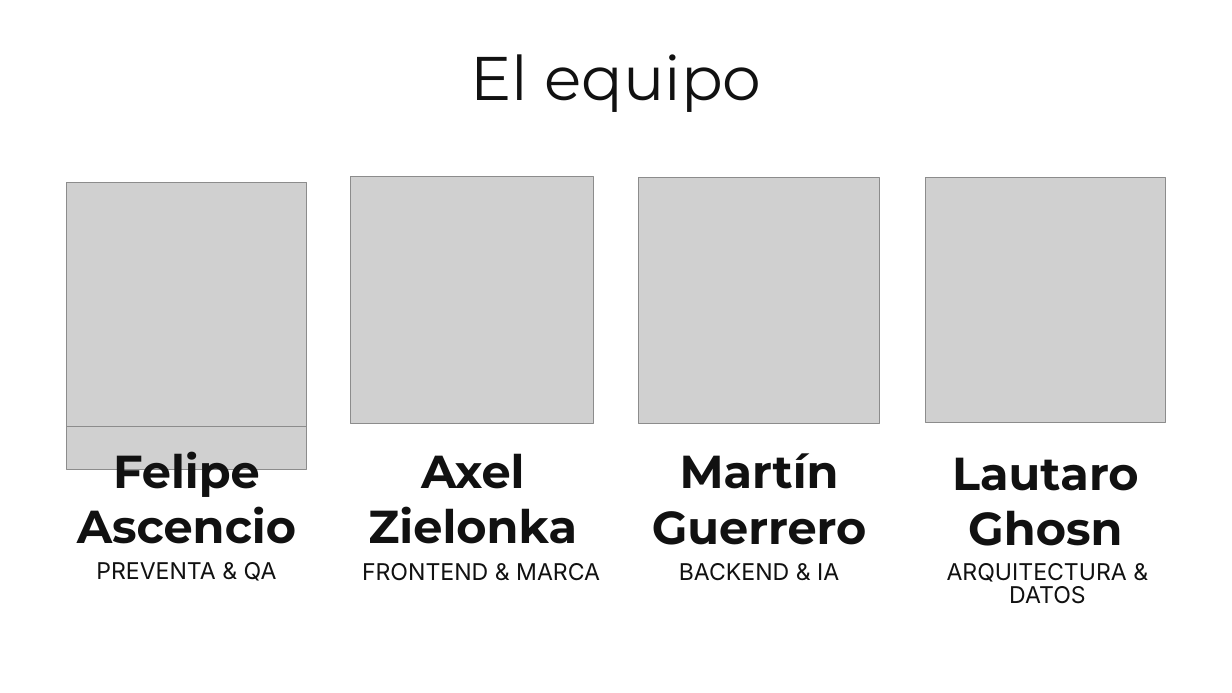
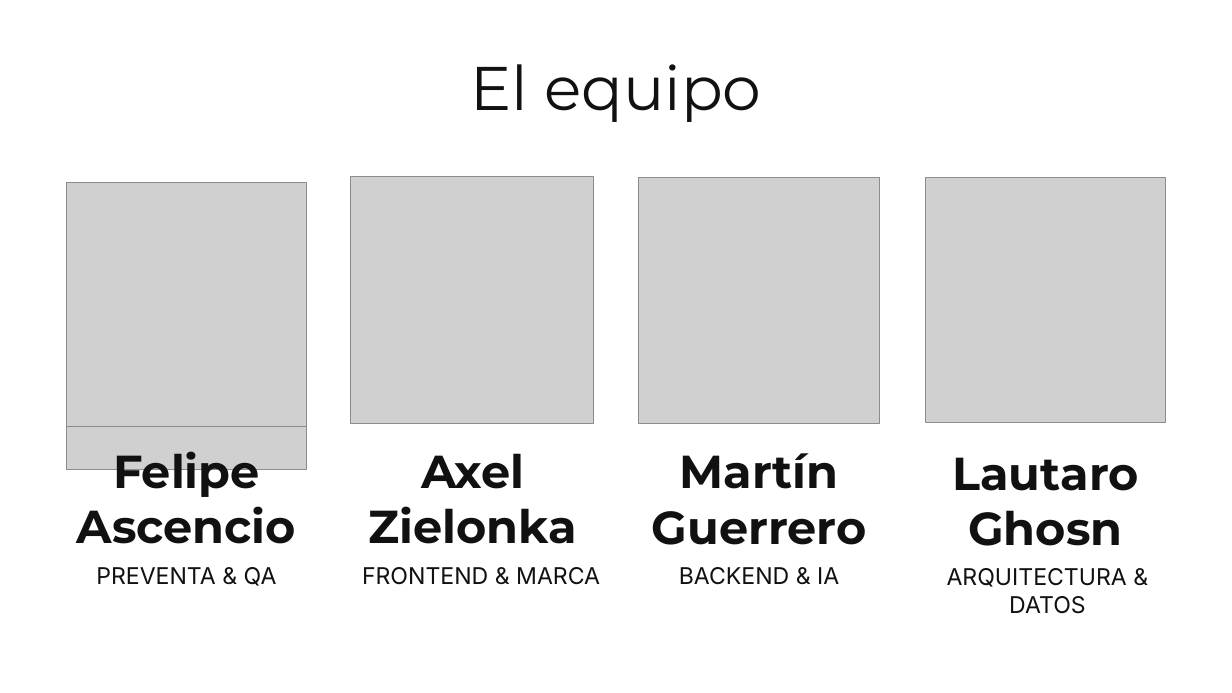
Before and after one commit to TrabajoProfesional-AGGZ/documentacion, a slide deck: slide 3 of entrega_final/defensa/Presentacion_SocioUnido.pptx. Drawn at 1232x693 pixels with LibreOffice and Linux fonts; fonts in the diff are those of the drawing; grey boxes stand for pictures; background and template pictures are left out. Boxes give left, top, right and bottom in pixels: in the first picture for what was removed or moved away, otherwise in the second. Text is boxed around its words. In the diff, an @@ line names an element or a change of style, - is before the commit and + after.

```diff
--- a/entrega_final/defensa/Presentacion_SocioUnido.pptx
+++ b/entrega_final/defensa/Presentacion_SocioUnido.pptx
@@ text "El equipo" at (470,64,761,122): line spacing 43.2pt to 0.9 @@
@@ line spacing 18pt to 1 in 4 elements at (96,567,277,586), (362,567,600,585), (679,567,839,585), (947,568,1127,614) @@
```
Also in this commit, not shown: 18 other slides changed, 3 slides added, 2 slides removed, 2 other files.
